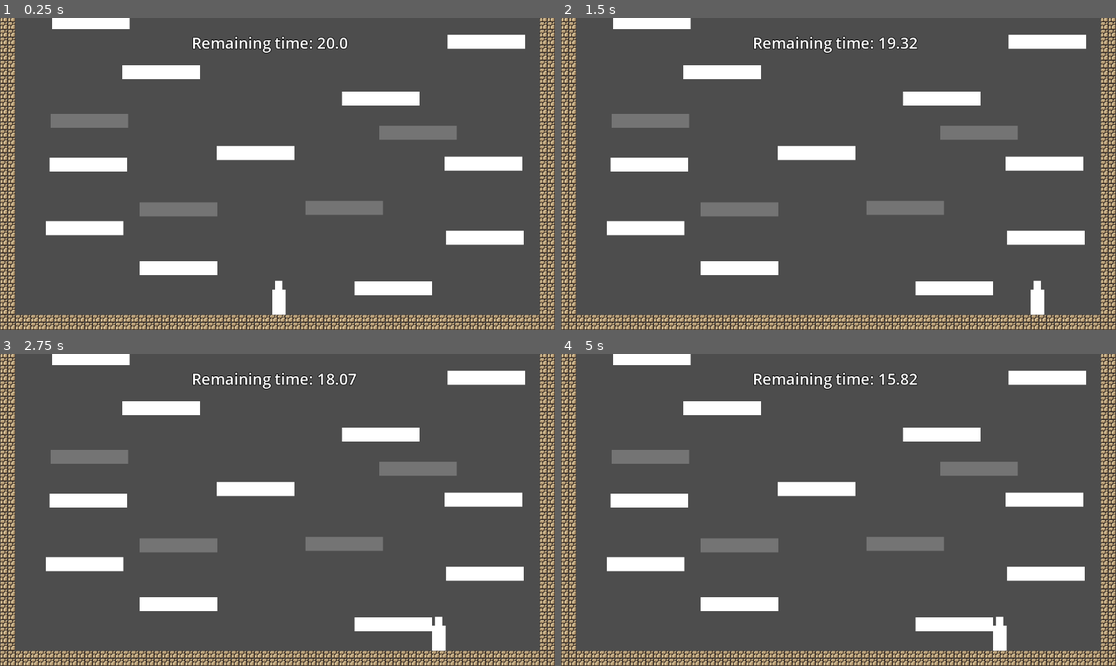
Above: before the commit, frames 1-4 (two rows, left to right).
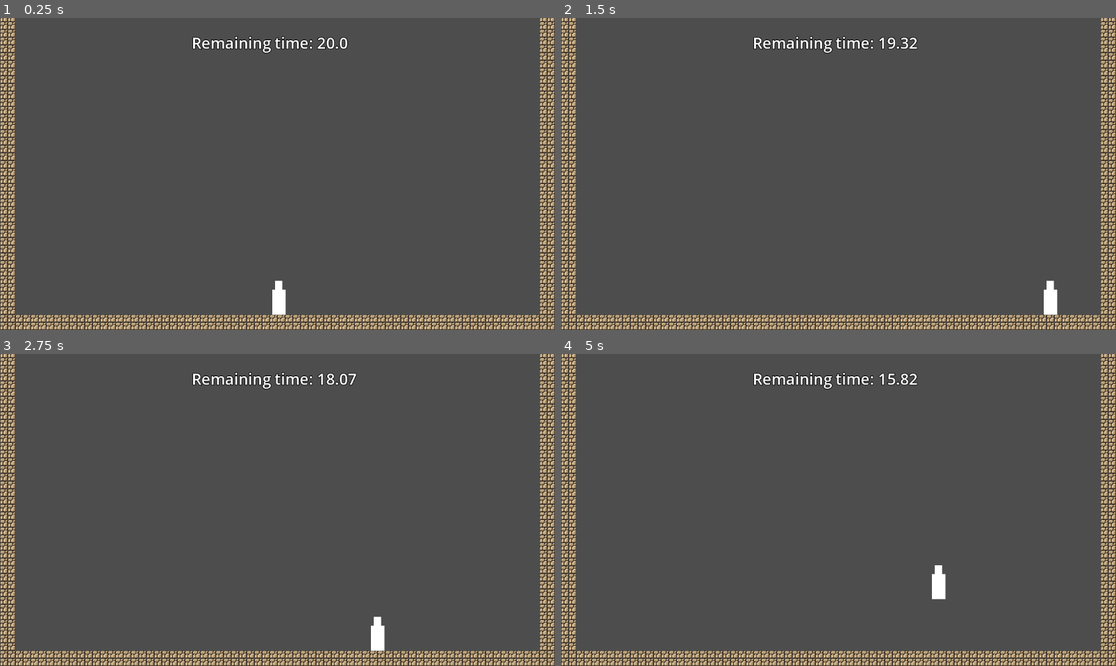
Above: after the commit, the same moments.

Repository: Maurcy/YOG-cursed-ascent
Game: Godot game, scene res://scenes/game.tscn
Two runs of this game, one before a commit and one after it. Both use one fixed random seed, a clock stepped at 60 frames per second and the inputs below.
Inputs:
- Up to frame 1 (0.25 s): no input
- Up to frame 2 (1.5 s): tap Enter at 0.5 s; hold D (moveRight) from 0.53 s (still down); tap W (jump) at 0.77 s
- Up to frame 3 (2.75 s): tap W (jump) at 1.52 s; release D (moveRight) at 2.03 s; hold A (moveLeft) from 2.03 s (still down)
- Up to frame 4 (5 s): release A (moveLeft) at 2.78 s; hold D (moveRight) 2.78-4.28 s; tap W (jump) at 3.02, 3.77, 4.52 s; hold A (moveLeft) from 4.28 s (still down)

The runs differ from the first frame. In frame 1, 9.4% of the frame differs, in the area x 8-95%, y 0-89%; in frame 2, 9.9%; in frame 3, 9.7%; in frame 4, 9.9%, in the area x 8-95%, y 0-96%.

Commit message:
start of the algorithm

Diff:
--- a/cursed-ascent/scenes/game.tscn
+++ b/cursed-ascent/scenes/game.tscn
@@ -1,12 +1,8 @@
-[gd_scene load_steps=11 format=3 uid="uid://cbu1i02krro3t"]
+[gd_scene load_steps=7 format=3 uid="uid://cbu1i02krro3t"]
 
 [ext_resource type="Script" uid="uid://qb6lsqm042jp" path="res://scripts/game_manager.gd" id="1_gee14"]
 [ext_resource type="PackedScene" uid="uid://dnjfp8rhkq27j" path="res://scenes/player.tscn" id="1_uwrxv"]
 [ext_resource type="Texture2D" uid="uid://be33afmkbqp74" path="res://assets/world_tileset.png" id="1_yqjtg"]
-[ext_resource type="PackedScene" uid="uid://b1x4p1aywc4am" path="res://scenes/platforms/platform_1.tscn" id="3_lnu2h"]
-[ext_resource type="PackedScene" uid="uid://cfeylvundmdwh" path="res://scenes/platforms/platform_transparent.tscn" id="4_lbhrr"]
-[ext_resource type="PackedScene" uid="uid://bxtaxeuencnbm" path="res://scenes/exit.tscn" id="5_iywne"]
-[ext_resource type="PackedScene" uid="uid://djs8dqp02c6y" path="res://scenes/platforms/exitPlatform.tscn" id="6_p57ef"]
 [ext_resource type="PackedScene" uid="uid://busyccyttfgb4" path="res://hud.tscn" id="7_u5sy4"]
 
 [sub_resource type="TileSetAtlasSource" id="TileSetAtlasSource_lnu2h"]
@@ -205,105 +201,4 @@
 
 [node name="HUD" parent="CharacterBody2D" instance=ExtResource("7_u5sy4")]
 
-[node name="Platforms" type="Node" parent="."]
-
-[node name="Platform1" parent="Platforms" instance=ExtResource("3_lnu2h")]
-position = Vector2(125, -101)
-
-[node name="Platform6" parent="Platforms" instance=ExtResource("3_lnu2h")]
-position = Vector2(315, -206)
-
-[node name="Platform7" parent="Platforms" instance=ExtResource("3_lnu2h")]
-position = Vector2(315, -206)
-
-[node name="Platform5" parent="Platforms" instance=ExtResource("3_lnu2h")]
-position = Vector2(-161, -382)
-
-[node name="Platform13" parent="Platforms" instance=ExtResource("3_lnu2h")]
-position = Vector2(-161, -382)
-
-[node name="Platform14" parent="Platforms" instance=ExtResource("3_lnu2h")]
-position = Vector2(99, -495)
-
-[node name="Platform23" parent="Platforms" instance=ExtResource("3_lnu2h")]
-position = Vector2(-117, -806)
-
-[node name="Platform27" parent="Platforms" instance=ExtResource("3_lnu2h")]
-position = Vector2(-301, -912)
-
-[node name="Platform31" parent="Platforms" instance=ExtResource("3_lnu2h")]
-position = Vector2(-299, -860)
-
-[node name="Platform30" parent="Platforms" instance=ExtResource("3_lnu2h")]
-position = Vector2(-298, -965)
-
-[node name="Platform24" parent="Platforms" instance=ExtResource("3_lnu2h")]
-position = Vector2(318, -613)
-
-[node name="Platform25" parent="Platforms" instance=ExtResource("3_lnu2h")]
-position = Vector2(110, -719)
-
-[node name="Platform26" parent="Platforms" instance=ExtResource("3_lnu2h")]
-position = Vector2(309, -893)
-
-[node name="Platform10" parent="Platforms" instance=ExtResource("3_lnu2h")]
-position = Vector2(-508, -358)
-
-[node name="Platform12" parent="Platforms" instance=ExtResource("3_lnu2h")]
-position = Vector2(-357, -550)
-
-[node name="Platform17" parent="Platforms" instance=ExtResource("3_lnu2h")]
-position = Vector2(-503, -654)
-
-[node name="Platform18" parent="Platforms" instance=ExtResource("3_lnu2h")]
-position = Vector2(-503, -654)
-
-[node name="Platform9" parent="Platforms" instance=ExtResource("3_lnu2h")]
-position = Vector2(312, -360)
-
-[node name="Platform15" parent="Platforms" instance=ExtResource("3_lnu2h")]
-position = Vector2(312, -360)
-
-[node name="Platform2" parent="Platforms" instance=ExtResource("3_lnu2h")]
-position = Vector2(-516, -226)
-
-[node name="Platform3" parent="Platforms" instance=ExtResource("3_lnu2h")]
-position = Vector2(-321, -143)
-
-[node name="ExitPlatform" parent="Platforms" instance=ExtResource("6_p57ef")]
-position = Vector2(-67, -1025)
-
-[node name="Exit" parent="Platforms" instance=ExtResource("5_iywne")]
-position = Vector2(-24, -1145)
-
-[node name="Platform4" parent="Platforms" instance=ExtResource("4_lbhrr")]
-position = Vector2(-321, -265)
-
-[node name="Platform11" parent="Platforms" instance=ExtResource("4_lbhrr")]
-position = Vector2(-506, -449)
-
-[node name="Platform19" parent="Platforms" instance=ExtResource("4_lbhrr")]
-position = Vector2(-503, -777)
-
-[node name="Platform20" parent="Platforms" instance=ExtResource("4_lbhrr")]
-position = Vector2(-503, -874)
-
-[node name="Platform21" parent="Platforms" instance=ExtResource("4_lbhrr")]
-position = Vector2(-503, -874)
-
-[node name="Platform28" parent="Platforms" instance=ExtResource("4_lbhrr")]
-position = Vector2(-503, -874)
-
-[node name="Platform29" parent="Platforms" instance=ExtResource("4_lbhrr")]
-position = Vector2(307, -964)
-
-[node name="Platform22" parent="Platforms" instance=ExtResource("4_lbhrr")]
-position = Vector2(-499, -960)
-
-[node name="Platform8" parent="Platforms" instance=ExtResource("4_lbhrr")]
-position = Vector2(23, -268)
-
-[node name="Platform16" parent="Platforms" instance=ExtResource("4_lbhrr")]
-position = Vector2(176, -424)
-
 [connection signal="timeout" from="gameManager/levelTimer" to="gameManager" method="_on_level_timer_timeout"]
--- /dev/null
+++ b/cursed-ascent/scenes/level_generator.tscn
@@ -0,0 +1,6 @@
+[gd_scene load_steps=2 format=3 uid="uid://cicwwhbq38iuk"]
+
+[ext_resource type="Script" uid="uid://j3ksdb1sx4ei" path="res://scripts/level_generator.gd" id="1_uy3se"]
+
+[node name="Level generator" type="Node"]
+script = ExtResource("1_uy3se")
--- /dev/null
+++ b/cursed-ascent/scripts/level_generator.gd
@@ -0,0 +1,27 @@
+extends Node
+var left_border = 30
+var right_border = 1120
+var size = 0;
+var height = 6;
+var grid := []
+
+const spawn_room = 0
+const normal_room = 1
+const hard_room = 2
+const dangerous_room = 3
+const treasure_room = 4
+
+func _ready() -> void:
+	size =  (right_border - left_border) / 3
+
+func generate_level() -> void:
+	grid.clear()
+
+	for y in range(height):
+		grid.append([null, null, null])
+		if y == 0:
+			var room = randi_range(1,2)
+			pass
+		else:
+			pass
+	pass
Not shown, added: cursed-ascent/scripts/level_generator.gd.uid
